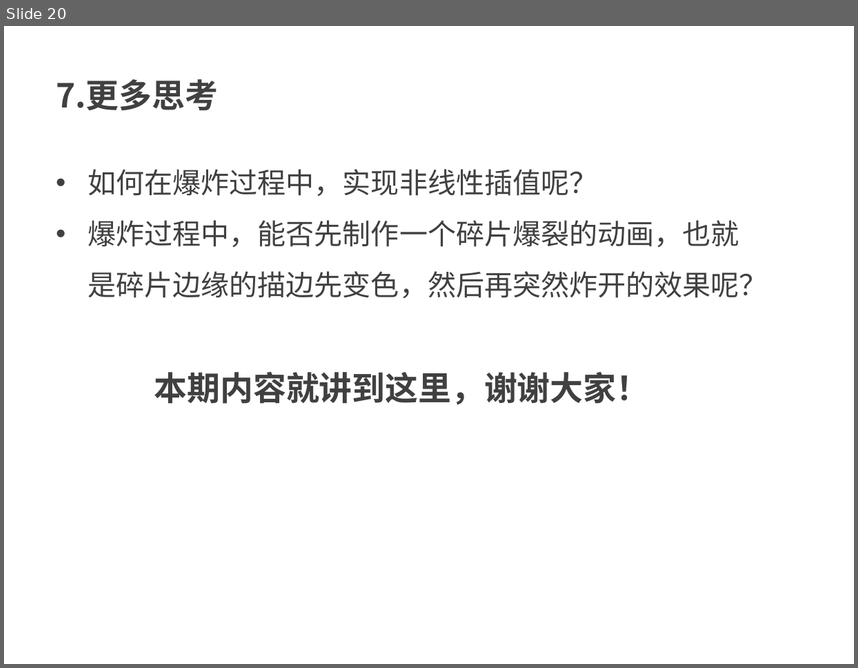
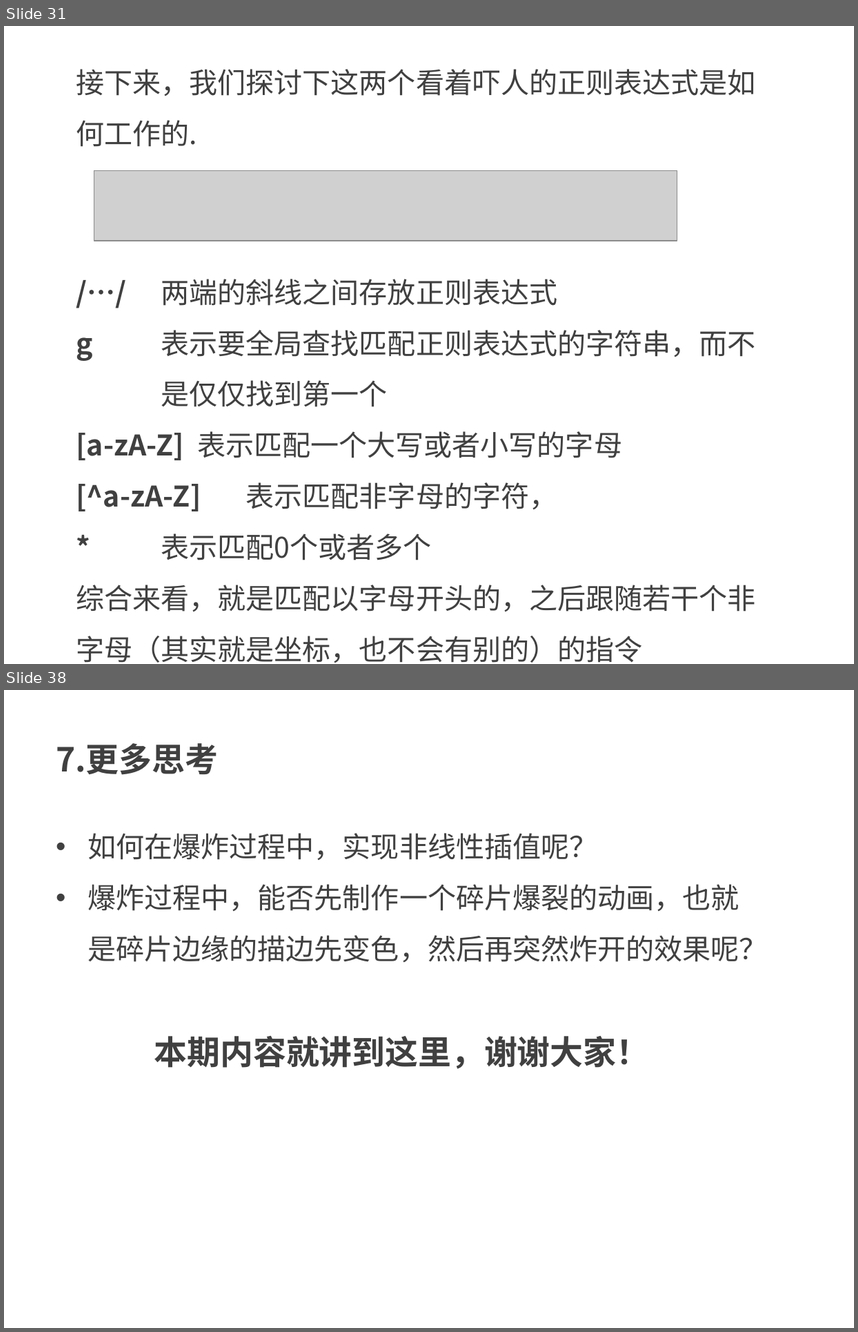
Before and after one commit to kong66/webAni, a slide deck: 20-svg-explode/20.pptx. Shown one above the other, each under a label of ours: slide 20 before the commit, slides 31 and 38 after it; the slides between them are not shown. The pictures are 858x668 and 858x1332 pixels, drawn with LibreOffice and Linux fonts; fonts in the diff are those of the drawing; grey boxes stand for pictures. Boxes give left, top, right and bottom in pixels: in the first picture for what was removed or moved away, otherwise in the second. Text is boxed around its words. In the diff, an @@ line names an element or a change of style, - is before the commit and + after.

```diff
--- a/20-svg-explode/20.pptx
+++ b/20-svg-explode/20.pptx
@@ slide 31 added at box(4, 26, 854, 664), background #FFFFFF @@
@@ text added at box(76, 69, 756, 147), 24 pt, text #404040 @@
+接下来，我们探讨下这两个看着吓人的正则表达式是如何工作的.
@@ picture added at box(94, 170, 677, 240) @@
@@ text added at box(76, 279, 756, 662), 24 pt, text #404040 @@
+/…/ 两端的斜线之间存放正则表达式
+g 表示要全局查找匹配正则表达式的字符串，而不
+是仅仅找到第一个
+[a-zA-Z] 表示匹配一个大写或者小写的字母
+[^a-zA-Z] 表示匹配非字母的字符，
+* 表示匹配0个或者多个
+综合来看，就是匹配以字母开头的，之后跟随若干个非字母（其实就是坐标，也不会有别的）的指令
@@ what was slide 20 is now slide 38 @@
```
Also in this commit, not shown: 6 slides changed, 19 other slides added, 3 slides removed, 3 other files.
